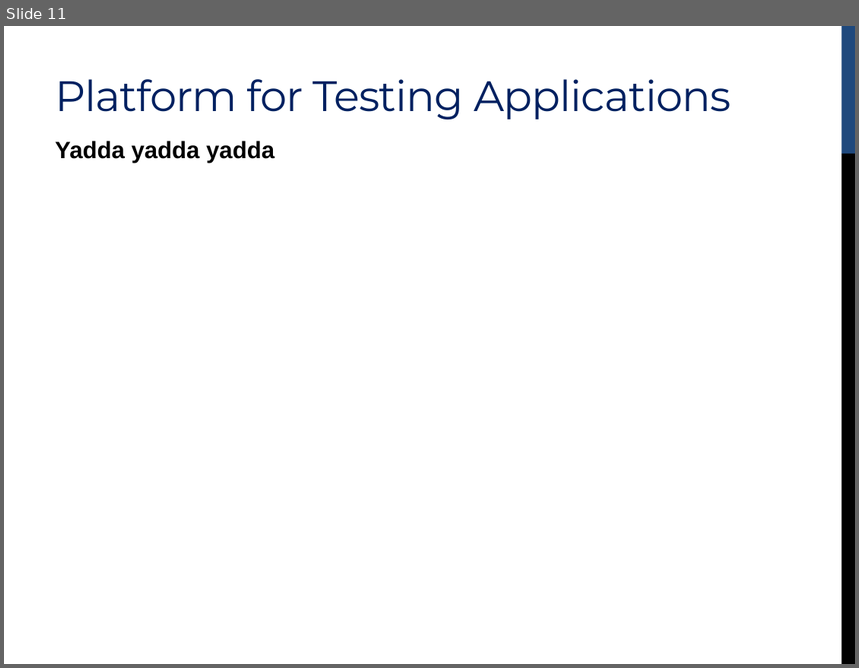
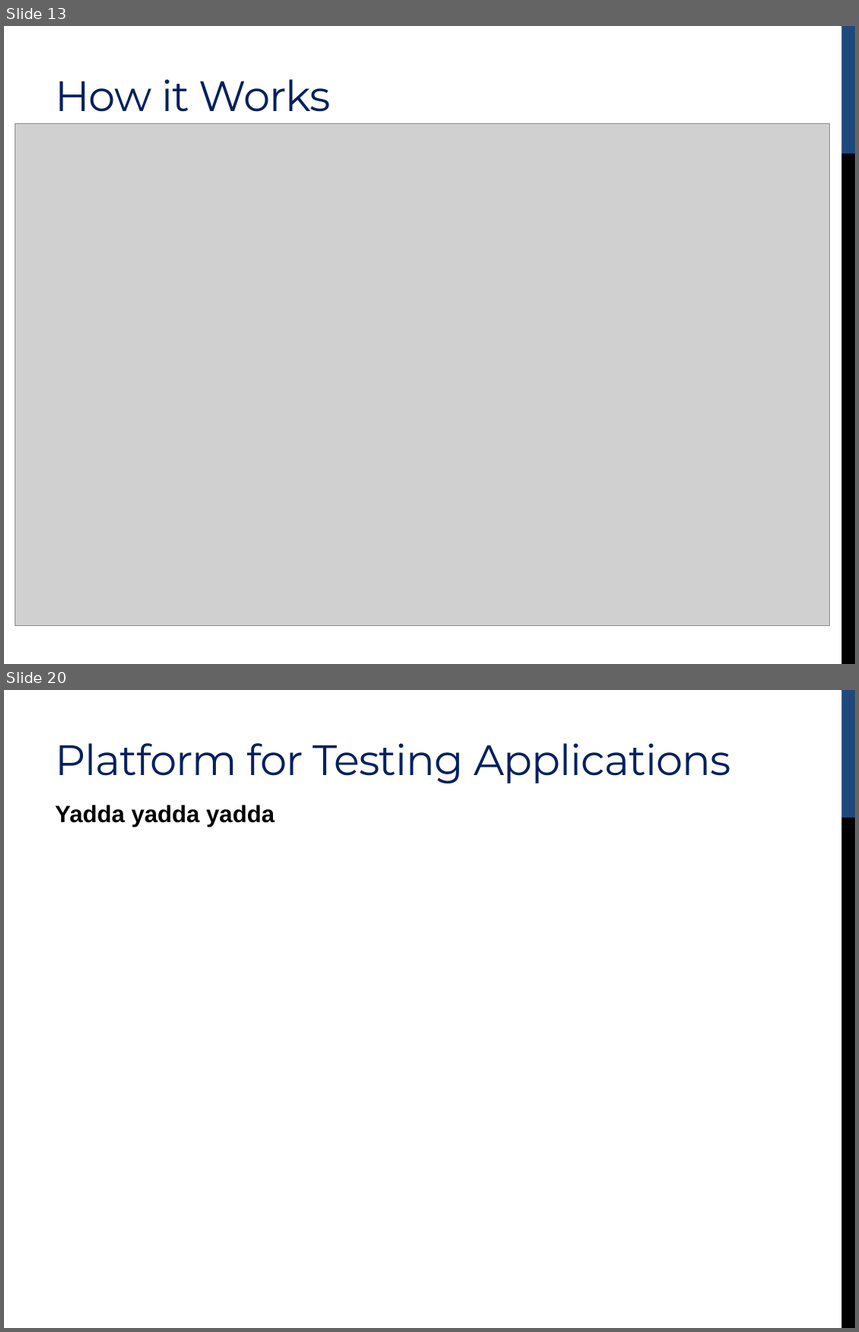
Before and after one commit to simonscott/ewallpaper_imaging, a slide deck: presentation/cs252_presentation_li_scott.pptx. Shown one above the other, each under a label of ours: slide 11 before the commit, slides 13 and 20 after it; the slides between them are not shown. The pictures are 859x668 and 859x1332 pixels, drawn with LibreOffice and Linux fonts; fonts in the diff are those of the drawing; grey boxes stand for pictures. Boxes give left, top, right and bottom in pixels: in the first picture for what was removed or moved away, otherwise in the second. Text is boxed around its words. In the diff, an @@ line names an element or a change of style, - is before the commit and + after.

```diff
--- a/presentation/cs252_presentation_li_scott.pptx
+++ b/presentation/cs252_presentation_li_scott.pptx
@@ slide 13 added at (4, 26, 855, 664), background #FFFFFF; not listed: 2 template elements that a slide beside it also shows @@
@@ title added at (55, 79, 331, 112), 36 pt, text #002060 @@
+How it Works
@@ picture added at (15, 124, 831, 626) @@
@@ what was slide 11 is now slide 20 @@
```
Also in this commit, not shown: 6 slides changed, 16 other slides added, 6 slides removed.
